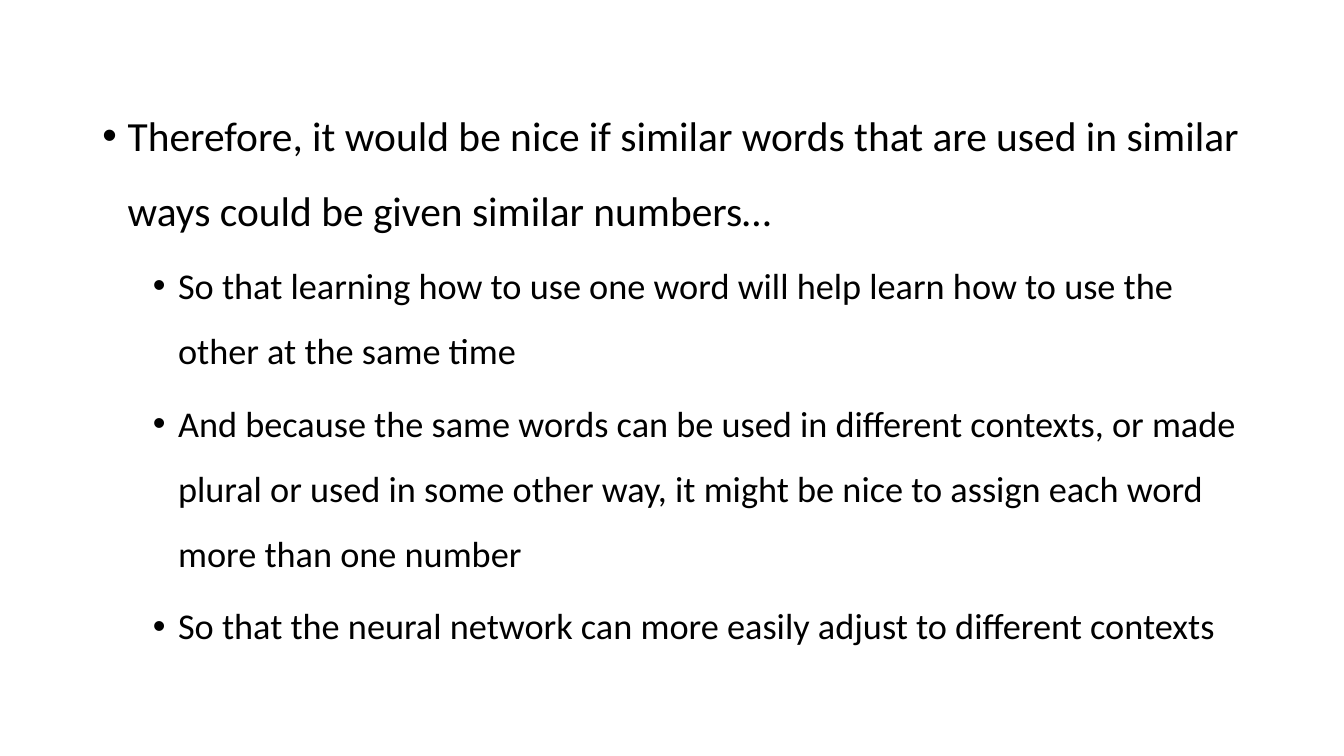
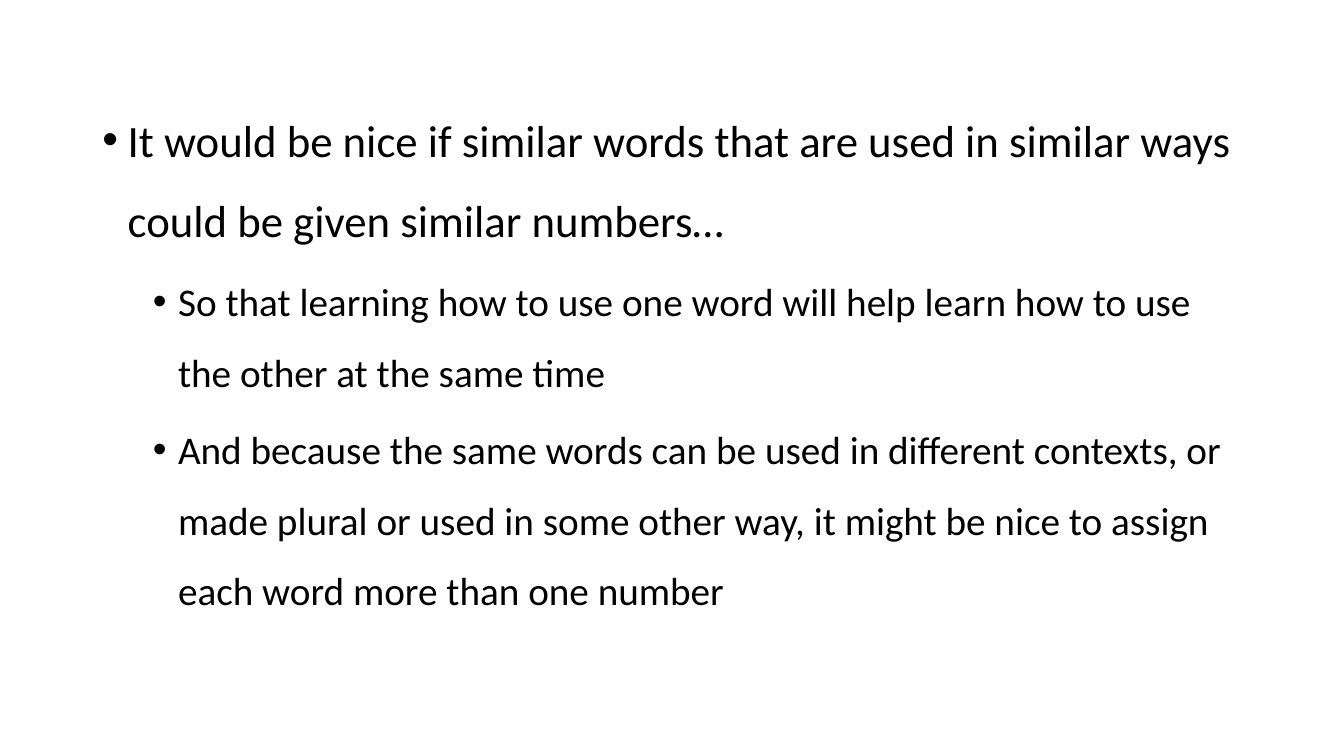
Before and after one commit to YeabinMoonEcon/BUS211, a slide deck: slide 16 of BUS243_NLP/lecture_notes/Lecture6_2.pptx (slide 8 before the commit). Drawn at 1344x756 pixels with LibreOffice and Linux fonts; fonts in the diff are those of the drawing. Boxes give left, top, right and bottom in pixels: in the first picture for what was removed or moved away, otherwise in the second. Text is boxed around its words. In the diff, an @@ line names an element or a change of style, - is before the commit and + after.

```diff
--- a/BUS243_NLP/lecture_notes/Lecture6_2.pptx
+++ b/BUS243_NLP/lecture_notes/Lecture6_2.pptx
@@ text at (128,126,1230,245): text changed; size 29.6 to 32 pt @@
-• Therefore, it would be nice if similar words that are used in similar ways could be given similar numbers…
+• It would be nice if similar words that are used in similar ways could be given similar numbers…
@@ text at (178,288,1220,606): size 25.9 to 28 pt in "So that learning how to use one ...", "And because the same words can be ..." @@
@@ text at (178,613,1214,646): paragraph removed @@
-  • So that the neural network can more easily adjust to different contexts
```
Also in this commit, not shown: 4 other slides changed, 10 slides added, 1 slide removed, 4 other files.
